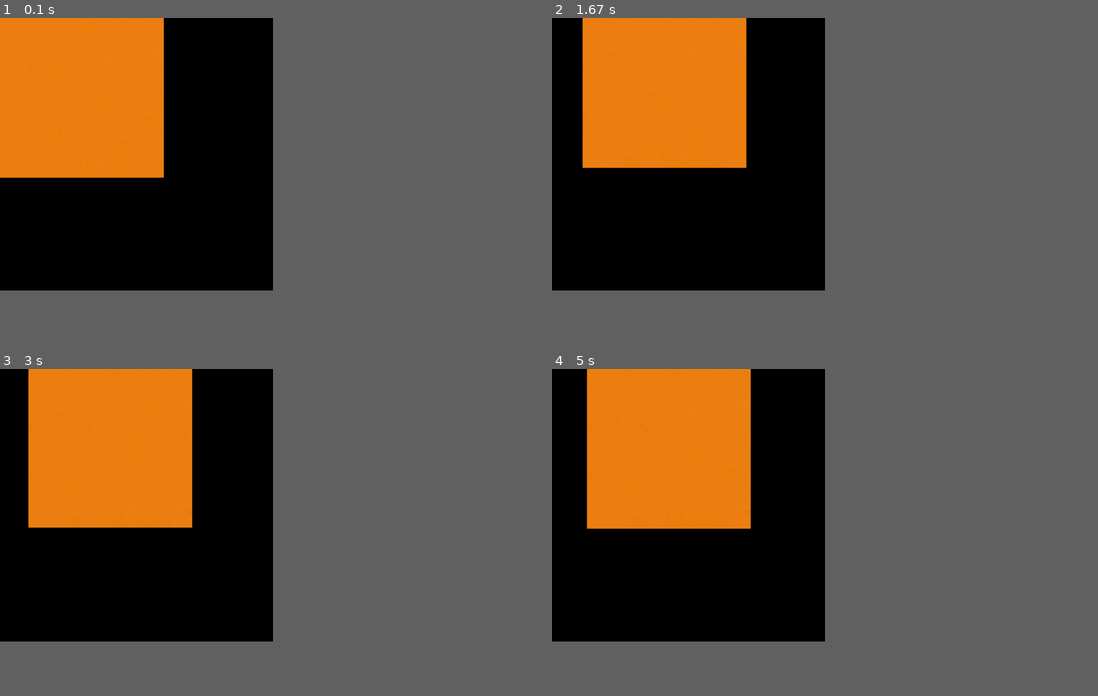
Above: before the commit, frames 1-4 (two rows, left to right).
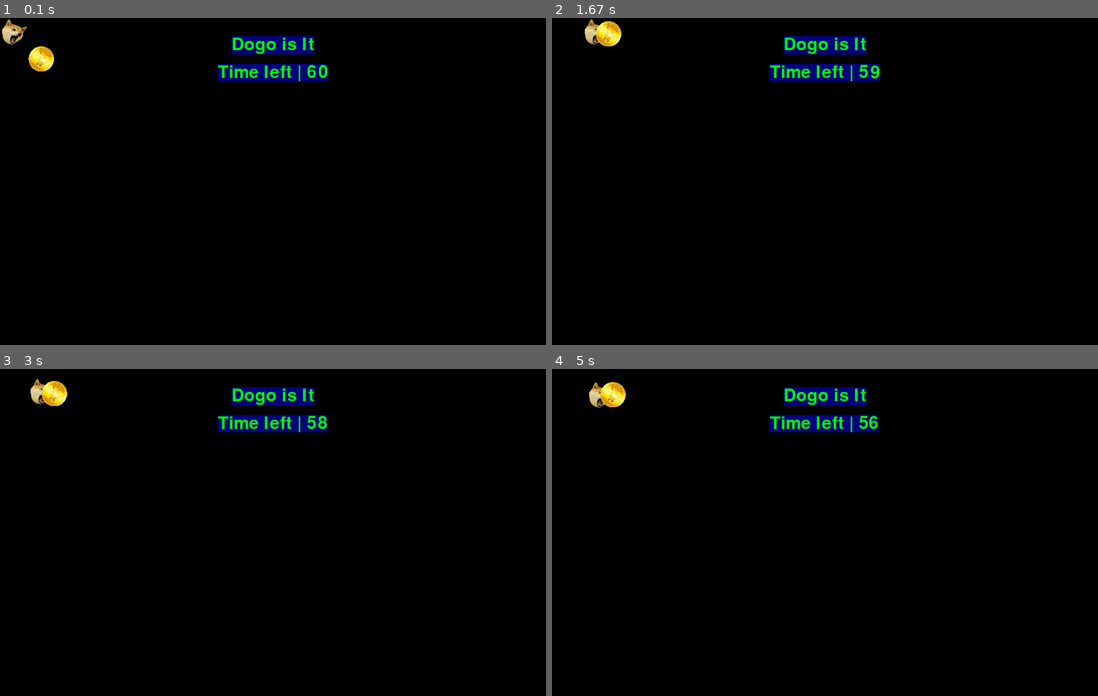
Above: after the commit, the same moments.

Repository: MikeyDRo66/PixPyG
Game: pygame game, started from pygame tests/gametest.py
Two runs of this game, one before a commit and one after it. Both use one fixed random seed, a clock stepped at 60 frames per second and the inputs below.
Inputs:
- Up to frame 1 (0.1 s): no input
- Up to frame 2 (1.67 s): hold W 0.33-0.8 s; hold Right 0.33-0.8 s; hold Right 0.83-1.3 s; hold D 0.83-1.3 s; hold Up 1.33-1.63 s; hold W 1.33-1.63 s
- Up to frame 3 (3 s): hold Right 1.67-2.13 s; hold D 1.67-2.13 s; hold Left 2.17-2.7 s; hold A 2.17-2.7 s; hold Down from 2.73 s (still down); hold S from 2.73 s (still down)
- Up to frame 4 (5 s): release Down at 3.03 s; release S at 3.03 s; hold Left 3.07-3.47 s; hold A 3.07-3.47 s; hold Up 3.5-3.87 s; hold W 3.5-3.87 s; hold Right 3.9-4.53 s; hold D 3.9-4.53 s; hold Down 4.57-4.93 s; hold S 4.57-4.93 s; hold Left from 4.97 s (still down); hold A from 4.97 s (still down)
In our replay, the window is 450x450 before the commit and 900x540 after it. These sizes can differ from the game's own. Grey fills any space a smaller window leaves; there, only what the larger window draws over its background counts as a difference.

The runs differ from the first frame. In frame 1, 17% of the frame differs, in the area x 0-61%, y 0-49%; in frame 2, 16%; in frame 3, 17%; in frame 4, 17%, in the area x 6-60%, y 0-49%.

Commit message:
Add files via upload

Diff:
--- /dev/null
+++ b/pygame tests/CharacterClass.py
@@ -0,0 +1,55 @@
+import sys
+import pygame
+import threading
+
+
+class playerOBJ:
+
+
+
+    def __init__(self, playerName, playerIMG):
+
+        #player attributes
+        self.Name = playerName
+        self.IMG = playerIMG
+        self.HitBox = (50, 50)
+        self.Tagged = False
+        self.Player = pygame.image.load(self.IMG)
+        self.Player =  pygame.transform.scale(self.Player, self.HitBox)
+        self.Rect = self.Player.get_rect()
+        self.paused = False
+
+
+    def unPause(self):
+        self.paused = False
+
+
+
+    def tagged(self):
+
+
+                if self.Tagged == True:
+                    self.Tagged = False
+
+                else:
+                    self.paused = True
+                    self.Tagged = True
+                    timer = threading.Timer(2.0, self.unPause, args=None, kwargs=None)
+                    timer.start()
+
+        # player frozen here for 2 seconds
+
+            # make player blink during the frozen period
+
+                # Ring around player who is it
+
+    def control(self, Up, Down, Left, Right, keyInput):
+        if self.paused == False:
+            if keyInput[Up]:
+                self.Rect.y -= 1
+            if keyInput[Down]:
+                self.Rect.y += 1
+            if keyInput[Left]:
+                self.Rect.x -= 1
+            if keyInput[Right]:
+                self.Rect.x += 1
--- a/pygame tests/gametest.py
+++ b/pygame tests/gametest.py
@@ -1,33 +1,139 @@
 import sys
 import pygame
+import CharacterClass
+import threading
+import timer
 
 pygame.init()
 
-size = width, height = 500, 500
+size = width, height = 1000, 600
+
 speed = [2, 2]
 black = 0, 0, 0
 
+white = (255, 255, 255)
+green = (0, 255, 0)
+blue = (0, 0, 128)
+
 screen = pygame.display.set_mode(size)
 
-ballX = 250
-ballY = 250
-ball = pygame.image.load("square.PNG")
+ballX = 250.0
+ballY = 250.0
 
-ballRect = ball.get_rect()
+
+
+dogo = CharacterClass.playerOBJ('Doge', "dogo.png")
+bitCoin = CharacterClass.playerOBJ('Bitcoin', "bitcoin.png")
+
+
+ballRect = dogo.Rect
+ball2Rect = bitCoin.Rect
+ball2Rect.x = 50
+ball2Rect.y = 50
+
+font = pygame.font.Font('freesansbold.ttf', 32)
+
+
+
+#set player as Tagged
+dogo.Tagged = True
+
+timer.timecounter(60)
+
+text = font.render('Dogo is It', True, green, blue)
+timeText = font.render('Time left | ' + str(timer.T), True, green, blue)
+
+# create a rectangular object for the
+# text surface object
+textRect = text.get_rect()
+
+textRect.center = (500, 50)
+
+timeRect = timeText.get_rect()
+timeRect.center = (500, 100)
+
+
 while 1:
+
+
     for event in pygame.event.get():
         if event.type == pygame.QUIT: sys.exit()
 
     key_input = pygame.key.get_pressed()
-    if key_input[pygame.K_UP]:
-        ballRect.y -= 1
-    if key_input[pygame.K_DOWN]:
-        ballRect.y += 1
-    if key_input[pygame.K_LEFT]:
-        ballRect.x -= 1
-    if key_input[pygame.K_RIGHT]:
-        ballRect.x += 1
+
+    # Keyboard controlls for "dogo"
+    dogo.control(pygame.K_UP, pygame.K_DOWN, pygame.K_LEFT, pygame.K_RIGHT, key_input)
+
+    # Keyboard controlls for "Bitcoin"
+    bitCoin.control(pygame.K_w, pygame.K_s, pygame.K_a, pygame.K_d, key_input)
+
+    # Setting screen boundaries for dogo
+    if ballRect.x >= width - 50:
+        ballRect.x = width - 50
+
+    if ballRect.x <= 0:
+        ballRect.x = 0
+
+    if ballRect.y >= height - 50:
+        ballRect.y = height - 50
+
+    if ballRect.y <= 0:
+        ballRect.y = 0
+
+    ## Setting screen boundaries for bitcoin
+    if ball2Rect.x >= width - 50:
+        ball2Rect.x = width - 50
+
+    if ball2Rect.x <= 0:
+        ball2Rect.x = 0
+
+    if ball2Rect.y >= height - 50:
+        ball2Rect.y = height - 50
+
+    if ball2Rect.y <= 0:
+        ball2Rect.y = 0
+
+
+    if ballRect.x >= ball2Rect.x and ballRect.x <= ball2Rect.x + 50 and ballRect.x + 50 >= ball2Rect.x and ballRect.x + 50 >= ball2Rect.x + 50 and ballRect.y >= ball2Rect.y and ballRect.y <= ball2Rect.y + 50 and ballRect.y + 50 >= ball2Rect.y and ballRect.y + 50 >= ball2Rect.y + 50:
+
+        if dogo.paused == False and bitCoin.paused == False:
+
+            bitCoin.tagged()
+
+            dogo.tagged()
+
+
+
+
+
+
+        if bitCoin.Tagged:
+
+            text = font.render('Coin is It', True, green, blue)
+
+
+        if dogo.Tagged:
+
+            text = font.render('dogo is It', True, green, blue)
+
+
+    timeText = font.render('Time left | ' + str(timer.T), True, green, blue)
+
+    if(timer.T == 0):
+
+        if bitCoin.Tagged:
+
+            text = font.render('Dogo Wins!', True, green, blue)
+
+
+        if dogo.Tagged:
+
+            text = font.render('Coin Wins!', True, green, blue)
 
     screen.fill(black)
-    screen.blit(ball, ballRect)
+    screen.blit(text, textRect)
+    screen.blit(timeText, timeRect)
+    screen.blit(dogo.Player, ballRect)
+
+    screen.blit(bitCoin.Player, ball2Rect)
     pygame.display.update()
--- /dev/null
+++ b/pygame tests/timer.py
@@ -0,0 +1,22 @@
+import threading
+
+global T
+
+def timecounter(count):
+
+    global T
+
+    T = count
+
+    Time = threading.Timer(1.0, countDown, args=None, kwargs=None)
+    Time.start()
+
+
+def countDown():
+
+    global T
+    T = T - 1
+
+    if T > 0:
+        Time = threading.Timer(1.0, countDown, args=None, kwargs=None)
+        Time.start()
Binary file added: pygame tests/bitcoin.png
Binary file added: pygame tests/dogo.png
